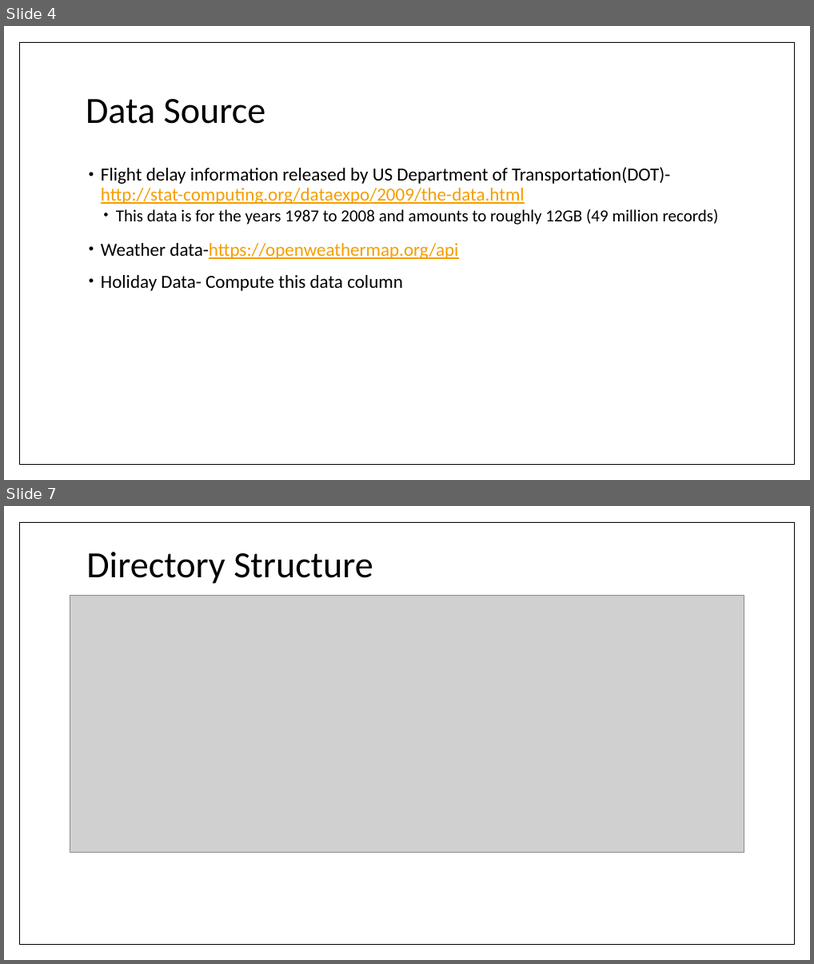
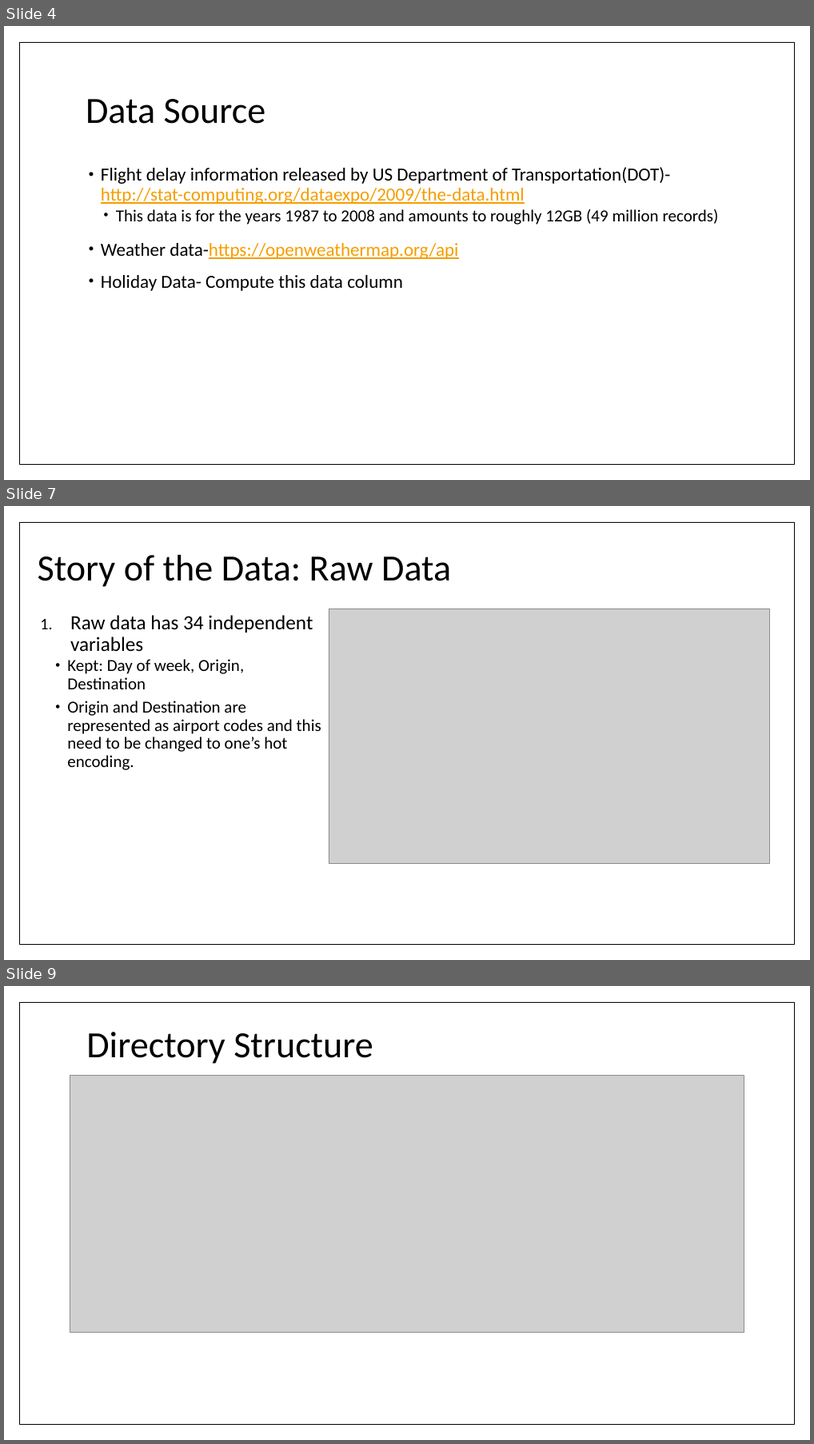
Before and after one commit to RoAjinkya/FlightDelay, a slide deck: docs/Final Presentation_FlightDelay.pptx. Shown one above the other, each under a label of ours: slides 4 and 7 before the commit, slides 4, 7 and 9 after it; the slides between them are not shown. The pictures are 814x964 and 814x1444 pixels, drawn with LibreOffice and Linux fonts; fonts in the diff are those of the drawing; grey boxes stand for pictures. Boxes give left, top, right and bottom in pixels: in the first picture for what was removed or moved away, otherwise in the second. Text is boxed around its words. In the diff, an @@ line names an element or a change of style, - is before the commit and + after.

```diff
--- a/docs/Final Presentation_FlightDelay.pptx
+++ b/docs/Final Presentation_FlightDelay.pptx
@@ slide 7 added at [4, 506, 810, 960], background #FFFFFF; not listed: 1 template element that a slide beside it also shows @@
@@ title added at [38, 555, 451, 587], 44 pt, text #000000 @@
+Story of the Data: Raw Data
@@ text added at [67, 615, 322, 770], 20 pt, text #000000 @@
+1. Raw data has 34 independent variables
+  • Kept: Day of week, Origin, Destination
+  • Origin and Destination are represented as airport codes and this need to be changed to one’s hot encoding.
@@ picture added at [329, 609, 770, 864] @@
@@ what was slide 7 is now slide 9 @@
```
Also in this commit, not shown: 4 slides changed, 1 other slide added, 15 other files.
